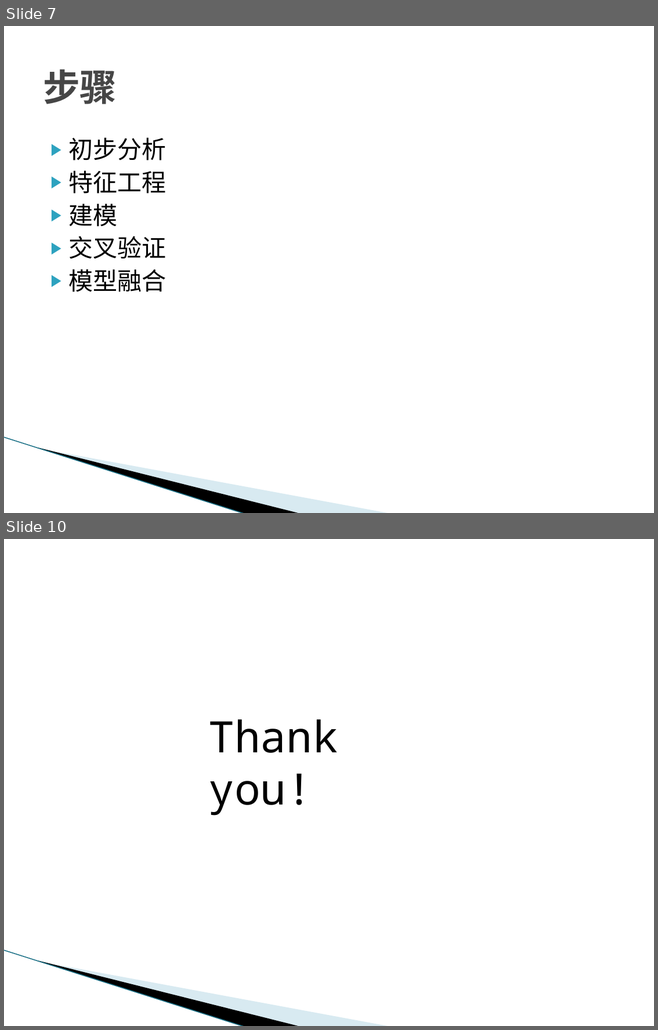
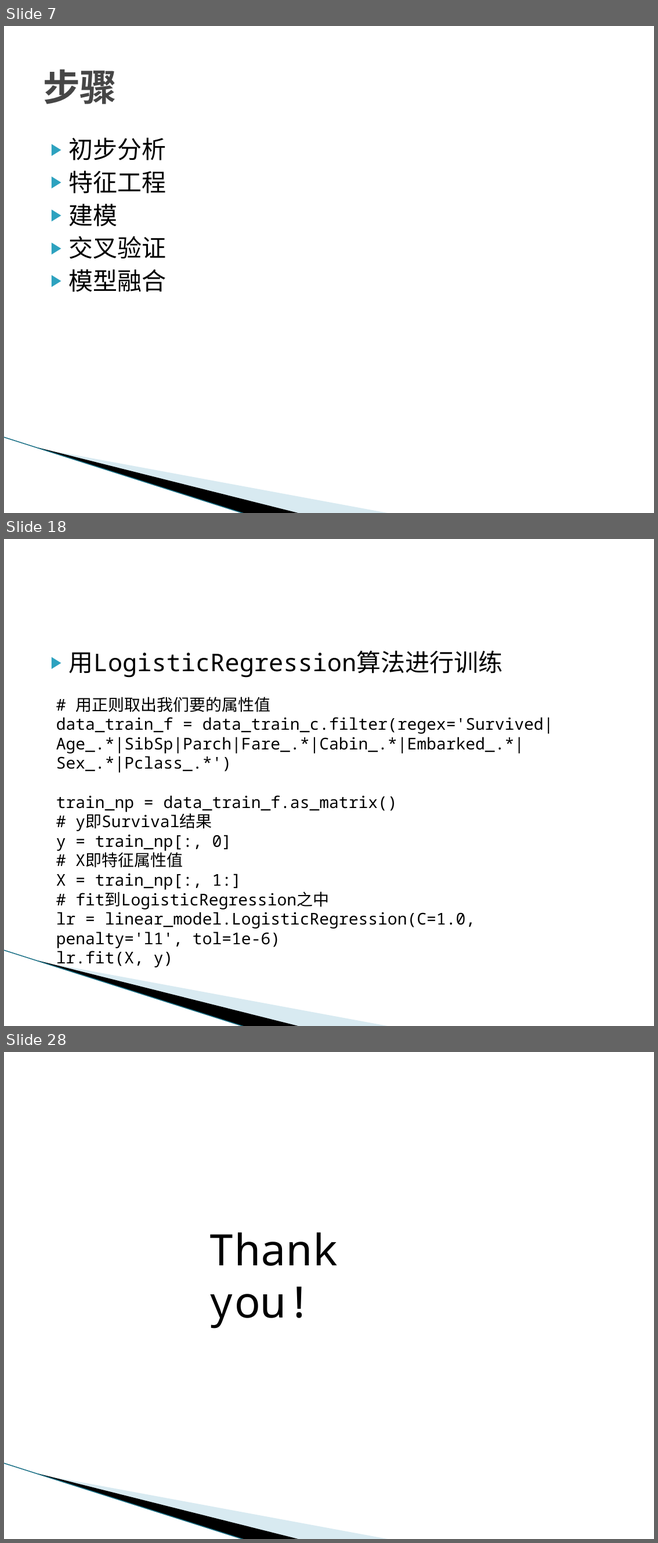
Before and after one commit to evangelist64/ml_test, a slide deck: kaggle/kaggle实战案例分享.pptx. Shown one above the other, each under a label of ours: slides 7 and 10 before the commit, slides 7, 18 and 28 after it; the slides between them are not shown. The pictures are 658x1030 and 658x1543 pixels, drawn with LibreOffice and Linux fonts; fonts in the diff are those of the drawing; background and template pictures are left out. Boxes give left, top, right and bottom in pixels: in the first picture for what was removed or moved away, otherwise in the second. Text is boxed around its words. In the diff, an @@ line names an element or a change of style, - is before the commit and + after.

```diff
--- a/kaggle/kaggle实战案例分享.pptx
+++ b/kaggle/kaggle实战案例分享.pptx
@@ slide 18 added at (4,539,654,1026), background #FFFFFF; not listed: 3 template elements that a slide beside it also shows @@
@@ text added at (69,650,503,678), 27 pt, text #000000 @@
+▶ 用LogisticRegression算法进行训练
@@ text added at (56,697,553,948), 18 pt, text #000000 @@
+# 用正则取出我们要的属性值
+data_train_f = data_train_c.filter(regex='Survived|Age_.*|SibSp|Parch|Fare_.*|Cabin_.*|Embarked_.*|Sex_.*|Pclass_.*')
+train_np = data_train_f.as_matrix()
+# y即Survival结果
+y = train_np[:, 0]
+# X即特征属性值
+X = train_np[:, 1:]
+# fit到LogisticRegression之中
+lr = linear_model.LogisticRegression(C=1.0, penalty='l1', tol=1e-6)
+lr.fit(X, y)
@@ what was slide 10 is now slide 28 @@
```
Also in this commit, not shown: 1 slide changed, 18 other slides added, 1 slide removed, 1 other file.
